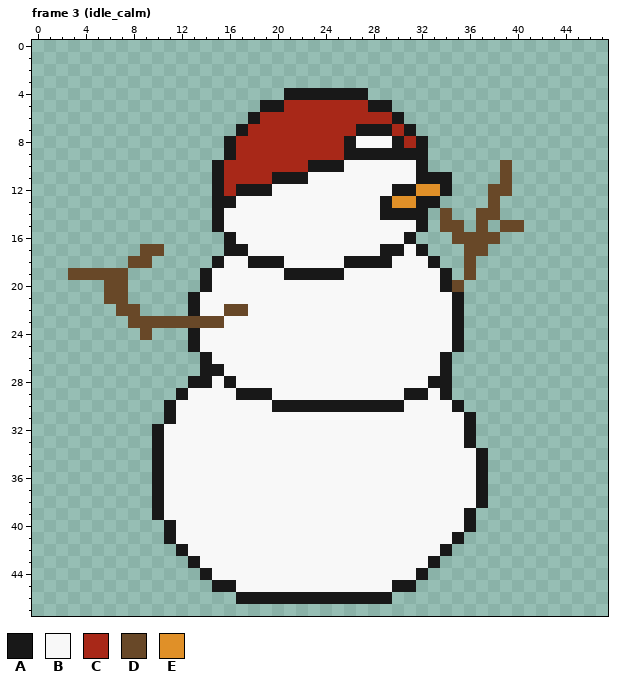
File history of a pixel-art file, Assets/Sprites/snowman.aseprite. That is the earlier state.
48x48 pixels, 16 frames. Shown: frame 3 (idle_calm). The commit also changed other frames, which this record leaves out.
Palette (. is transparent): A #181818  B #f8f8f8  C #a82818  D #684828  E #e09028
The result:
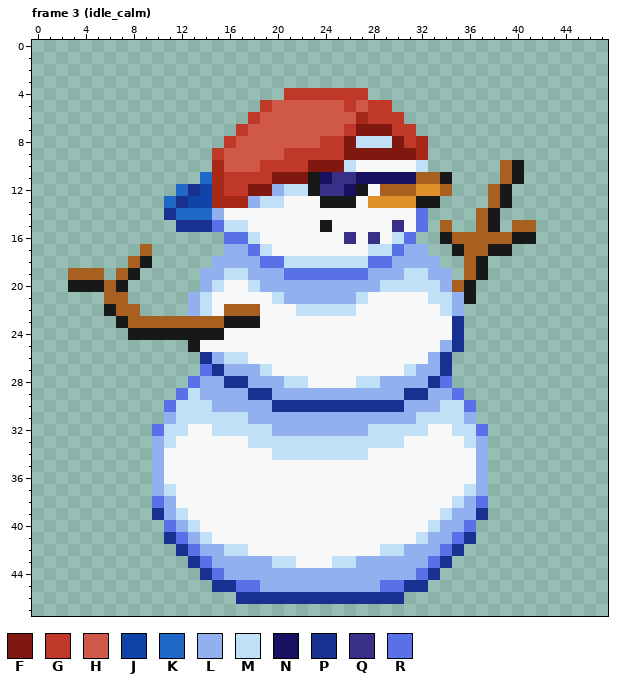
Colours new in this view: F #801810  G #c03828  H #d05848  J #1043a8  K #2068c8  L #90b0f0  M #c0e0f8  N #181060  P #183090  Q #383088  R #5870e8
Changes in this commit:
layer "Flattened" added
layer "line art" removed
colour D: #684828 -> #a86020
Changed rows in their new state; - is a pixel that keeps its letter.
Frame 3 (idle_calm):
first column x 3:
 4 ------------------GGGGGGG--------------
 5 ----------------GHHHHHHGHGG------------
 6 ---------------GHHHHHHHH-GGG-----------
 7 --------------GHHHHHHHHGFFFGG----------
 8 -------------GHHHHHHHGGFMMMFGC---------
 9 ------------GHHHHHGGGGGFFFFFFC---------
10 ------------CHHHGGGGFFFM-----M-------A-
11 -----------KCGGGGFFFANQQNNNNNDD------A-
12 ---------KPJCGGFFLMMAQQNA-DDD--D----A--
13 --------KPJJCCCLMM---AAA-EE---------A--
14 --------PKKKL-------------BBBR-.---A---
15 ---------PPPRMM------A-----Q-R--.--A.-D
16 -------------RRM-------Q-Q-MR--A----DAA
17 -------.-----LLRM--------MMRLL--A--AA--
18 ------A-----LLLLRRMMMMMMMRRLLLL---A----
19 ---.-A-----LLMMLLLRRRRRRRLLLMMLL--A----
20 AAA-A------LM--MLLLLLLLLLLMMMMML-A-----
21 ----------LM-----MLLLLLLM-----MMLA-----
22 ---A------LM---D---MMMMM-------ML------
23 ----A--------AAA----------------P------
24 -----AAAAA-AA-------------------P------
25 -------------------------------LP------
26 -----------PLMM---------------LP-------
27 -----------RPLLLM-----------MLLP-------
28 ----------RLLPPLLLMM----MMLLLLPR-------
29 ---------RMLLLLPPLLLLLLLLLLLPPLLR------
30 --------RMMMLLLLLPPPPPPPPPPPLLLMMR-----
31 --------LMMMMMMLLLLLLLLLLLLLLMMMML-----
32 -------RMM--MMMMMLLLLLLLLMMMMM--MMR----
33 -------LM------MMMMMMMMMMMMM-----ML----
34 -------L---------MMMMMMMM---------L----
35 -------L--------------------------L----
36 -------L--------------------------L----
37 -------LM------------------------ML----
38 -------RL-----------------------MLR----
39 -------PLM---------------------MLLP----
40 --------RLM-------------------MLLR-----
41 --------PRLM-----------------MLLRP-----
42 ---------PRLLMM-----------MMLLLRP------
43 ----------PRLLLLLMM---MMLLLLLLRP-------
44 -----------PRLLLLLLLLLLLLLLLLRP--------
45 ------------PPRRLLLLLLLLLLRRPP---------
46 --------------PPPPPPPPPPPPPP-----------
